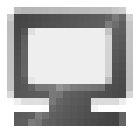
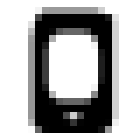
Layer changes from the first (140, 140) image to the second:
added group "swap_m_btn_desk" with 3 layers above "swap_d_btn" over <box>28,7,119,133</box>
added layer "形狀 2" (1st of 2, in "swap_m_btn_desk") in group "swap_m_btn_desk" over <box>42,28,105,105</box>
added layer "形狀 4" (1st of 2, in "swap_m_btn_desk") in group "swap_m_btn_desk" over <box>63,112,84,126</box>
added layer "形狀 1" (1st of 2, in "swap_m_btn_desk") in group "swap_m_btn_desk" over <box>28,7,119,133</box>
hid group "swap_d_btn" (2 layers) over <box>7,7,133,126</box>
painted on "形狀 3 拷貝" (2nd of 2, in "swap_d_btn") over <box>21,28,112,91</box>
